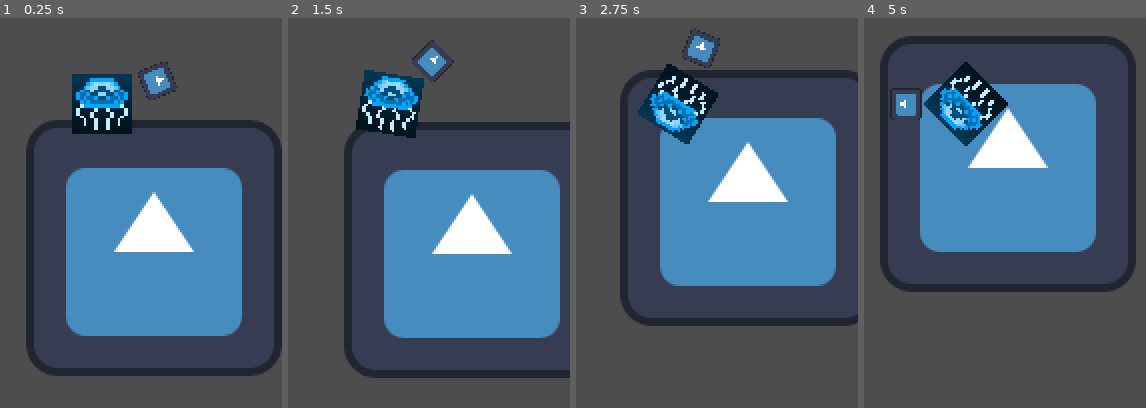
Above: before the commit, frames 1-4 (left to right).
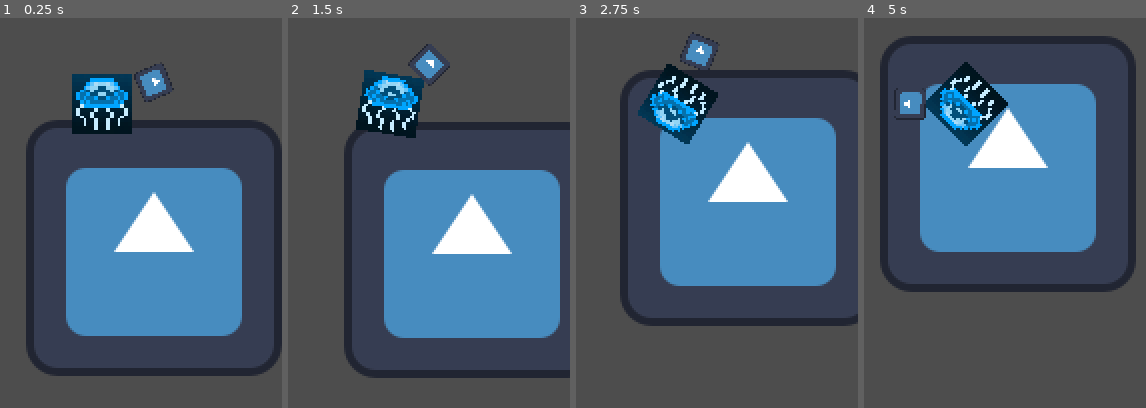
Above: after the commit, the same moments.

Repository: AndresNS/arrow-dash
Game: Godot game, scene res://scenes/game.tscn
Two runs of this game, one before a commit and one after it. Both use one fixed random seed, a clock stepped at 60 frames per second and the inputs below. The engine's default icon, where the game draws it, is replaced by a stand-in: a white triangle on a blue panel in a dark square.
Inputs:
- Up to frame 1 (0.25 s): no input
- Up to frame 2 (1.5 s): tap Enter (ui_accept) at 0.5, 0.6, 0.77, 1.07, 1.35 s
- Up to frame 3 (2.75 s): tap Enter (ui_accept) at 1.52, 1.82, 2.1 s
- Up to frame 4 (5 s): tap Enter (ui_accept) at 2.85, 3.02, 3.32, 3.6, 3.77, 4.07, 4.35, 4.52, 4.82 s

The runs differ from the first frame. In frame 1, 0.3% of the frame differs, in the area x 47-64%, y 11-22%; in frame 2, 0.3%; in frame 3, 0.3%; in frame 4, 0.6%, in the area x 9-42%, y 17-27%.

Commit message:
Refactor arrow animation to use an animation player instead of a script

Diff:
--- a/scenes/player.tscn
+++ b/scenes/player.tscn
@@ -1,9 +1,46 @@
-[gd_scene load_steps=5 format=3 uid="uid://b5x4q4okmydmv"]
+[gd_scene load_steps=7 format=3 uid="uid://b5x4q4okmydmv"]
 
 [ext_resource type="Texture2D" uid="uid://c33bqr288kou3" path="res://icon.svg" id="1_bvpe8"]
 [ext_resource type="Script" path="res://scripts/player.gd" id="1_pi5vt"]
 [ext_resource type="Texture2D" uid="uid://o5kd44qr2lpd" path="res://assets/sprites/jellyfish.png" id="2_4qp8i"]
-[ext_resource type="Script" path="res://scripts/arrow.gd" id="3_c78ti"]
+
+[sub_resource type="Animation" id="Animation_w3aib"]
+resource_name = "rotate"
+length = 2.0
+loop_mode = 1
+tracks/0/type = "value"
+tracks/0/imported = false
+tracks/0/enabled = true
+tracks/0/path = NodePath(".:rotation")
+tracks/0/interp = 1
+tracks/0/loop_wrap = true
+tracks/0/keys = {
+"times": PackedFloat32Array(0, 0.5, 1, 1.5, 2),
+"transitions": PackedFloat32Array(1, 1, 1, 1, 1),
+"update": 0,
+"values": [0.0, 1.5708, 3.14159, 4.71239, 6.28319]
+}
+
+[sub_resource type="Animation" id="Animation_spvsm"]
+length = 0.001
+tracks/0/type = "value"
+tracks/0/imported = false
+tracks/0/enabled = true
+tracks/0/path = NodePath(".:rotation")
+tracks/0/interp = 1
+tracks/0/loop_wrap = true
+tracks/0/keys = {
+"times": PackedFloat32Array(0),
+"transitions": PackedFloat32Array(1),
+"update": 0,
+"values": [0.0]
+}
+
+[sub_resource type="AnimationLibrary" id="AnimationLibrary_nmy17"]
+_data = {
+"RESET": SubResource("Animation_spvsm"),
+"rotate": SubResource("Animation_w3aib")
+}
 
 [node name="Player" type="CharacterBody2D"]
 script = ExtResource("1_pi5vt")
@@ -12,8 +49,15 @@
 scale = Vector2(0.117188, 0.117187)
 texture = ExtResource("2_4qp8i")
 
-[node name="Arrow" type="Sprite2D" parent="."]
-position = Vector2(0, -28)
+[node name="ArrowContainer" type="Node2D" parent="."]
 scale = Vector2(0.125, 0.125)
+
+[node name="ArrowSprite" type="Sprite2D" parent="ArrowContainer"]
+position = Vector2(0, -224)
 texture = ExtResource("1_bvpe8")
-script = ExtResource("3_c78ti")
+
+[node name="AnimationPlayer" type="AnimationPlayer" parent="ArrowContainer"]
+libraries = {
+"": SubResource("AnimationLibrary_nmy17")
+}
+autoplay = "rotate"
--- a/scripts/arrow.gd
+++ /dev/null
@@ -1,18 +0,0 @@
-extends Sprite2D
-
-const ARROW_SPEED = 3*PI/2  # angular speed
-const RADIUS = 30.0
-
-var arrow_angle = -PI/2
-
-@onready var player = $".."
-
-func _process(delta):
-	arrow_angle += ARROW_SPEED * delta
-
-	# Keep the angle within the range of 0 to 2π for simplicity
-	if arrow_angle > TAU:
-		arrow_angle -= TAU
-
-	rotation = arrow_angle + PI/2
-	position = Vector2(RADIUS * cos(arrow_angle), RADIUS * sin(arrow_angle))
--- a/scripts/player.gd
+++ b/scripts/player.gd
@@ -1,16 +1,22 @@
 extends CharacterBody2D
 
-const SPEED = 50.0
+const SPEED: float = 50.0
 
-@onready var arrow = $Arrow
 @onready var player_sprite = $PlayerSprite
+@onready var arrow_container = $ArrowContainer
+@onready var arrow_animation = $ArrowContainer/AnimationPlayer
+
 var direction = Vector2.UP
+var arrow_speed: float = 1.5
+
+func _ready():
+	arrow_animation.speed_scale = arrow_speed
 
 func _physics_process(delta):
-	var arrow_angle = arrow.arrow_angle
+	var arrow_angle = arrow_container.rotation
 
 	if Input.is_action_just_pressed("ui_accept"):
-		player_sprite.rotation = arrow_angle + PI/2
-		direction = Vector2(cos(arrow_angle), sin(arrow_angle))
+		player_sprite.rotation = arrow_angle
+		direction = Vector2(cos(arrow_angle - PI/2), sin(arrow_angle - PI/2))
 
 	position += SPEED * direction * delta
